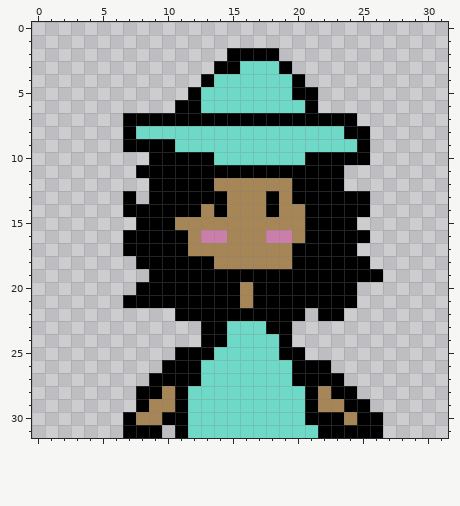
Pixel-art sprite -- AquaSprite-4.png.png. Above is the file before it was changed.
The file is 96x96 pixels, drawn in blocks of 3x3; one block is one cell here.
After:
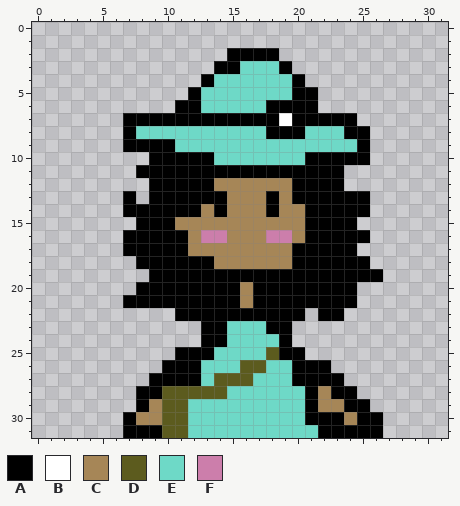
Palette (. is transparent): A #000000  B #ffffff  C #a68657  D #5c5b1e  E #6ed9c7  F #cc7eab
What changed:
Colour E gives way to colour A in row 6 at x 18 to 20; in row 8 at x 18 to 20.
Colour A gives way to colour B in row 7 at x 19.
The edit adds colour D in row 31 at x 10.
Colour A gives way to colour D in rows 28 to 29 at x 11; in row 30 at x 10 to 11; in row 31 at x 11.
Colour C gives way to colour D in rows 28 to 29 at x 10.
Colour E gives way to colour D in row 25 at x 18; in row 26 at x 16 to 17; in row 27 at x 14 to 16; in row 28 at x 12 to 14.
